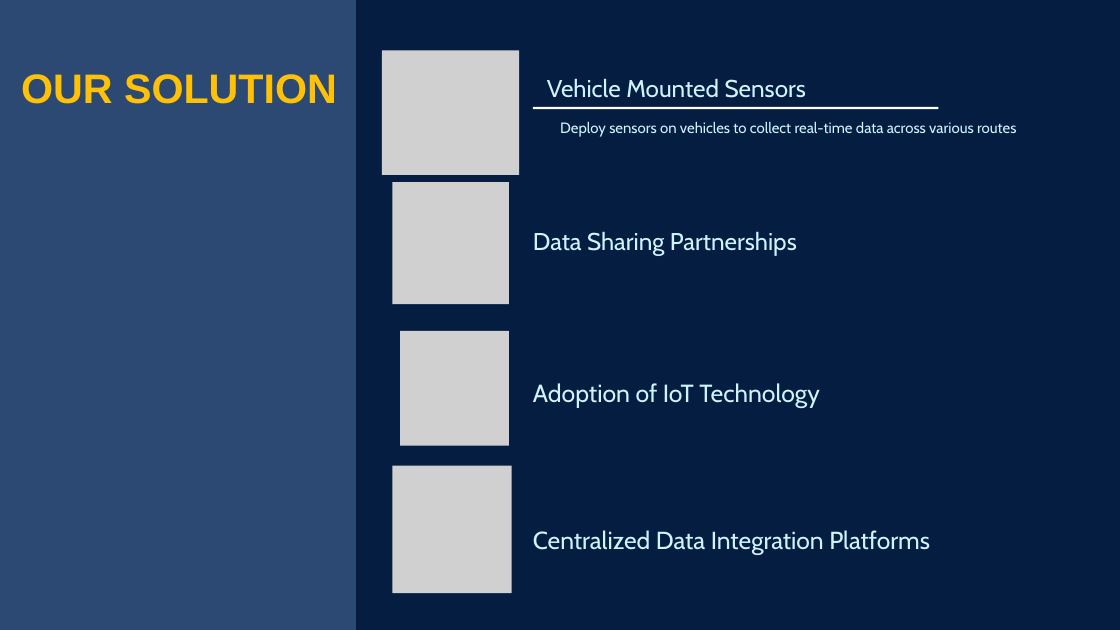
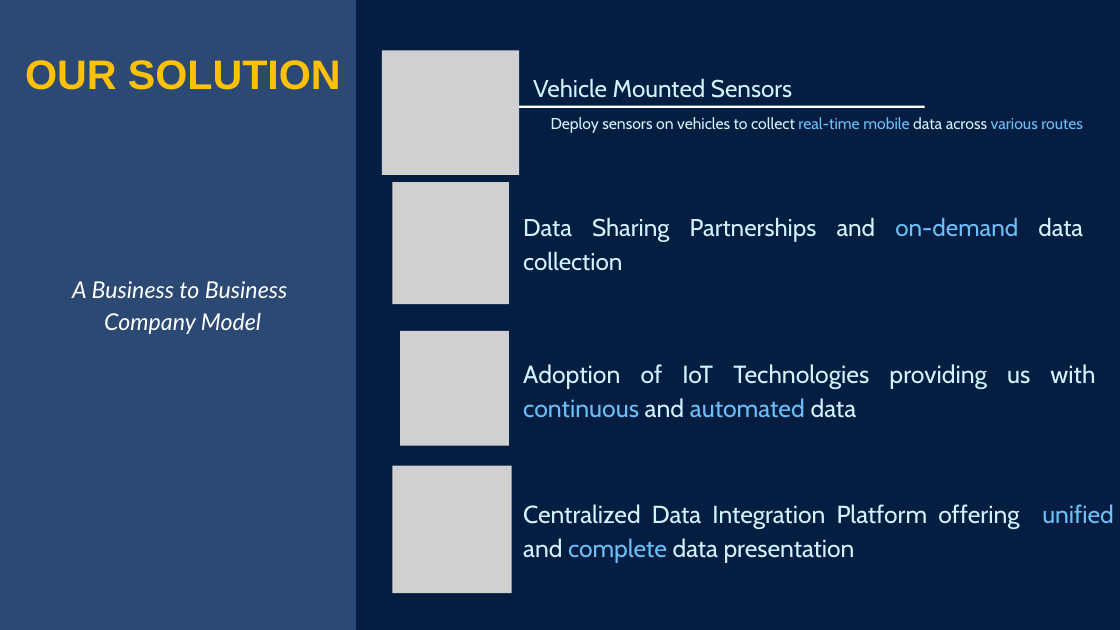
Before and after one commit to gdstergiopoulos/AutoSenseAnalytics, a slide deck: slide 3 of Pitch/AutoSenseAnalytics_pitch.pptx. Drawn at 1120x630 pixels with LibreOffice and Linux fonts; fonts in the diff are those of the drawing; grey boxes stand for pictures. Boxes give left, top, right and bottom in pixels: in the first picture for what was removed or moved away, otherwise in the second. Text is boxed around its words. In the diff, an @@ line names an element or a change of style, - is before the commit and + after.

Commit message:
pitch pptx update

```diff
--- a/Pitch/AutoSenseAnalytics_pitch.pptx
+++ b/Pitch/AutoSenseAnalytics_pitch.pptx
@@ text "OUR SOLUTION": place and size @@
-text "OUR SOLUTION" at bbox=[21, 74, 337, 104]
+text "OUR SOLUTION" at bbox=[25, 60, 341, 90]
@@ text "Vehicle Mounted Sensors": place and size @@
-text "Vehicle Mounted Sensors" at bbox=[547, 78, 806, 98]
+text "Vehicle Mounted Sensors" at bbox=[533, 78, 792, 98]
@@ line moved from (533, 108) - (939, 108) to (519, 107) - (925, 107) @@
@@ text at bbox=[551, 117, 1083, 133]: text changed; size 19.1 to 20.3 pt @@
-Deploy sensors on vehicles to collect real-time data across various routes
+Deploy sensors on vehicles to collect real-time mobile data across various routes
@@ text at bbox=[523, 217, 1083, 271]: text changed @@
-Data Sharing Partnerships
+Data Sharing Partnerships and on-demand data collection
@@ text added at bbox=[72, 281, 288, 334], 29.9 pt, text #FFFFFF, italic @@
+A Business to Business Company Model
@@ text at bbox=[523, 364, 1095, 418]: text changed @@
-Adoption of IoT Technology
+Adoption of IoT Technologies providing us with continuous and automated data
@@ text at bbox=[523, 504, 1114, 563]: text changed @@
-Centralized Data Integration Platforms
+Centralized Data Integration Platform offering unified and complete data presentation
```
Also in this commit, not shown: 4 other slides changed, 2 slides added, 1 slide removed, 2 other files.
